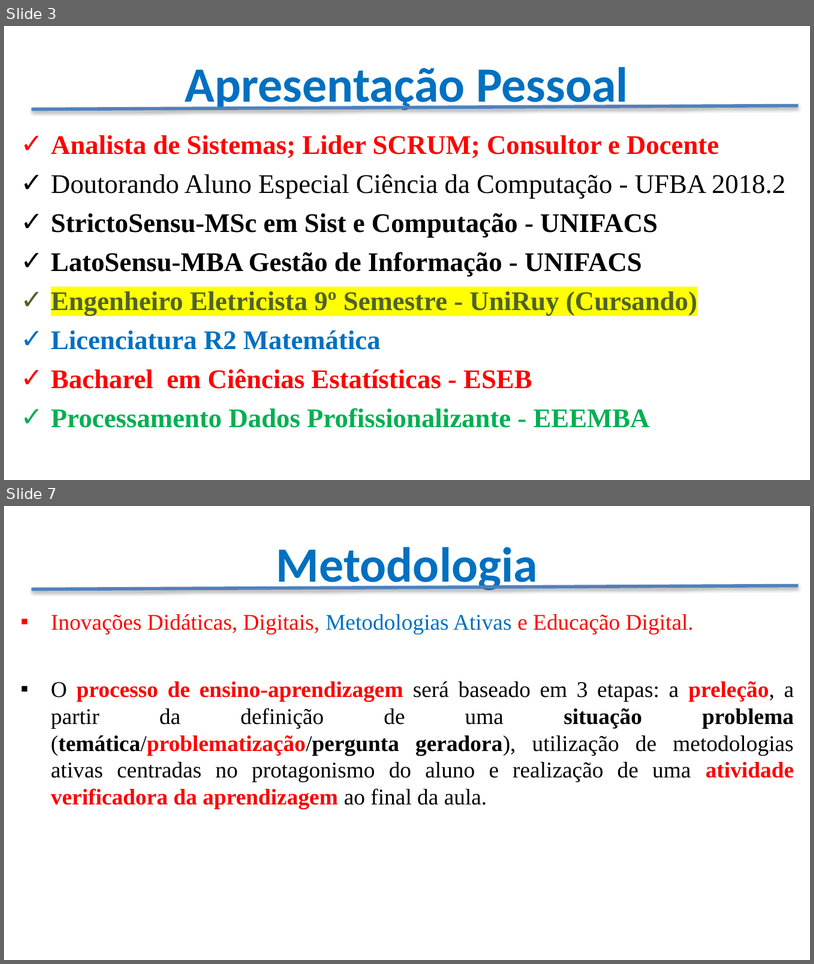
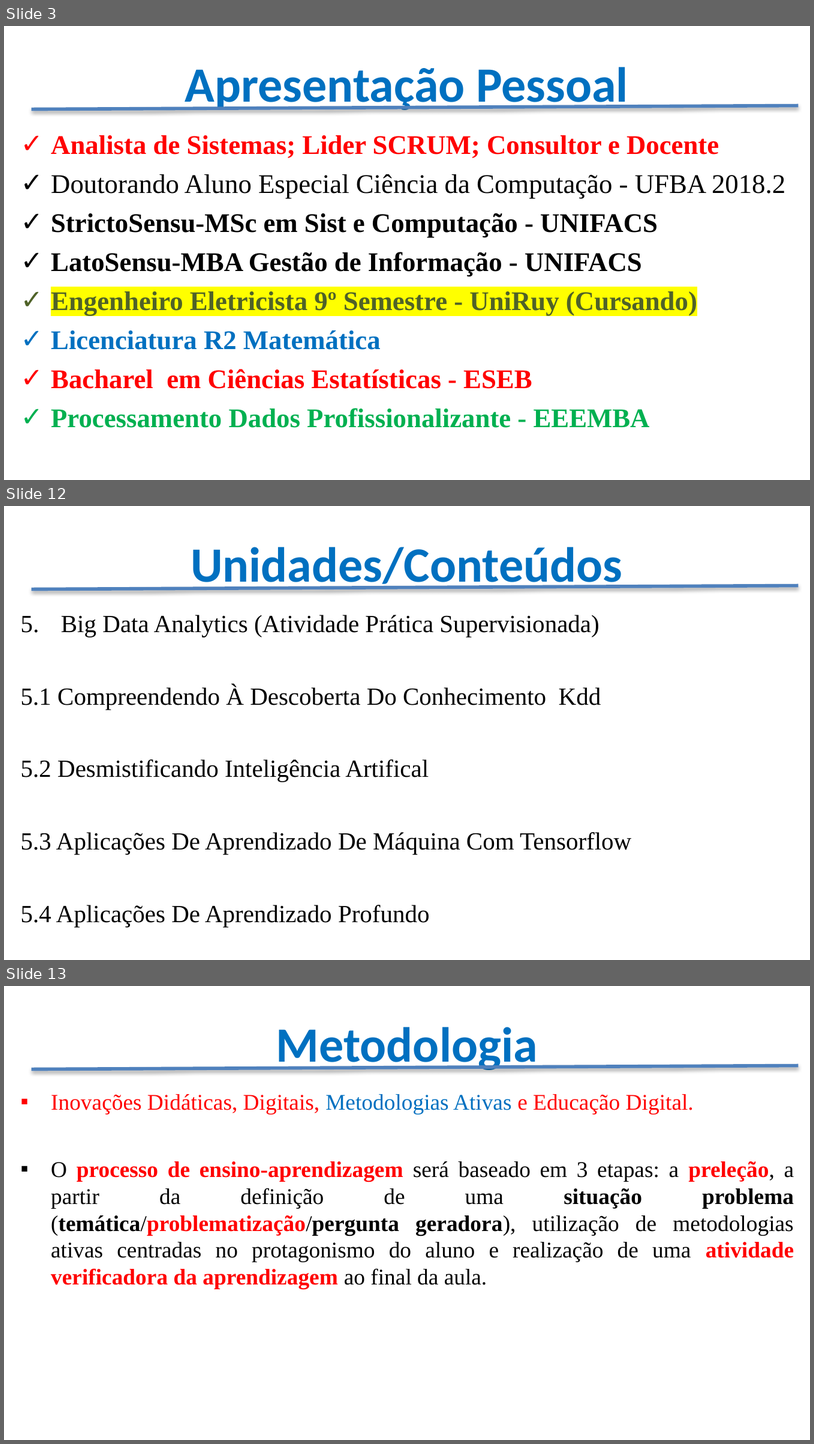
Before and after one commit to CloudEducationBrazil/WydenPythonBigData, a slide deck: Apresentação - Python Big Data.pptx. Shown one above the other, each under a label of ours: slides 3 and 7 before the commit, slides 3, 12 and 13 after it; the slides between them are not shown. The pictures are 814x964 and 814x1444 pixels, drawn with LibreOffice and Linux fonts; fonts in the diff are those of the drawing; background and template pictures are left out. Boxes give left, top, right and bottom in pixels: in the first picture for what was removed or moved away, otherwise in the second. Text is boxed around its words. In the diff, an @@ line names an element or a change of style, - is before the commit and + after.

Commit message:
aulas ppt Python big data

```diff
--- a/Apresentação - Python Big Data.pptx
+++ b/Apresentação - Python Big Data.pptx
@@ slide 12 added at (4,506,810,960), background picture (left out) @@
@@ title added at (191,547,623,593), 44 pt, text #0070C0, bold @@
+Unidades/Conteúdos
@@ line added from (32, 589) to (798, 586), #4F81BD 3 pt @@
@@ text added at (21,615,632,927), 22 pt, text #000000 @@
+5. Big Data Analytics (Atividade Prática Supervisionada)
+5.1 Compreendendo À Descoberta Do Conhecimento Kdd
+5.2 Desmistificando Inteligência Artifical
+5.3 Aplicações De Aprendizado De Máquina Com Tensorflow
+5.4 Aplicações De Aprendizado Profundo
@@ what was slide 7 is now slide 13 @@
```
Also in this commit, not shown: 5 slides changed, 8 other slides added, 1 slide removed, 29 other files.
